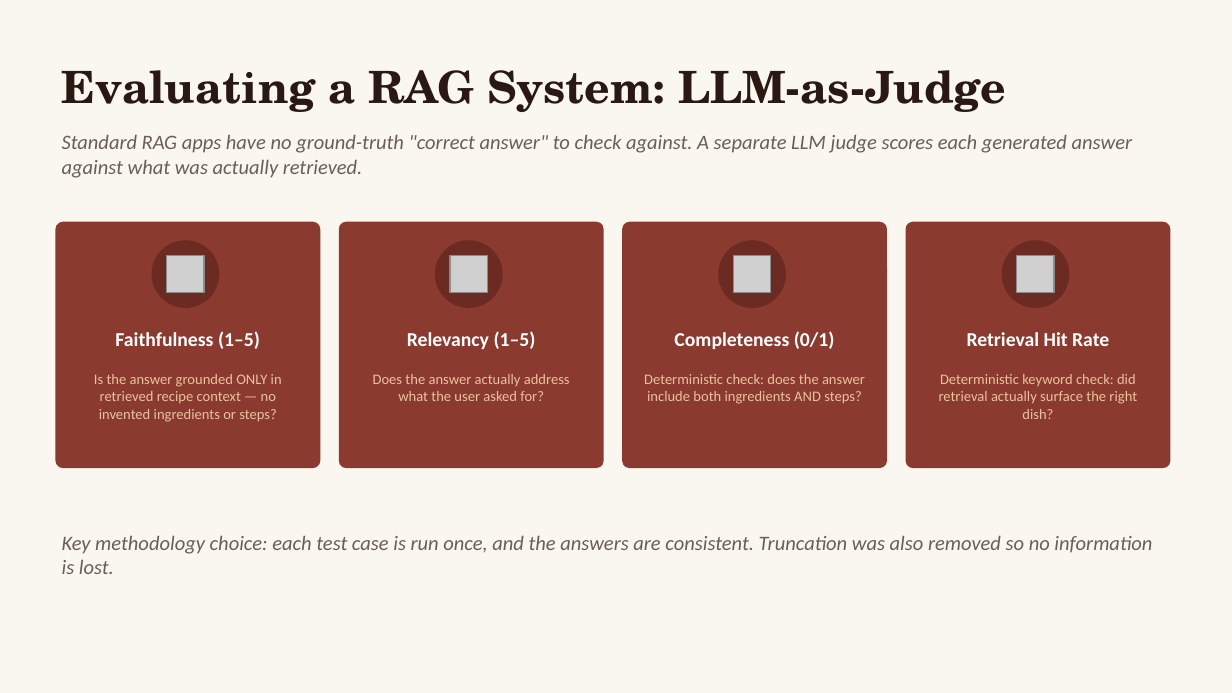
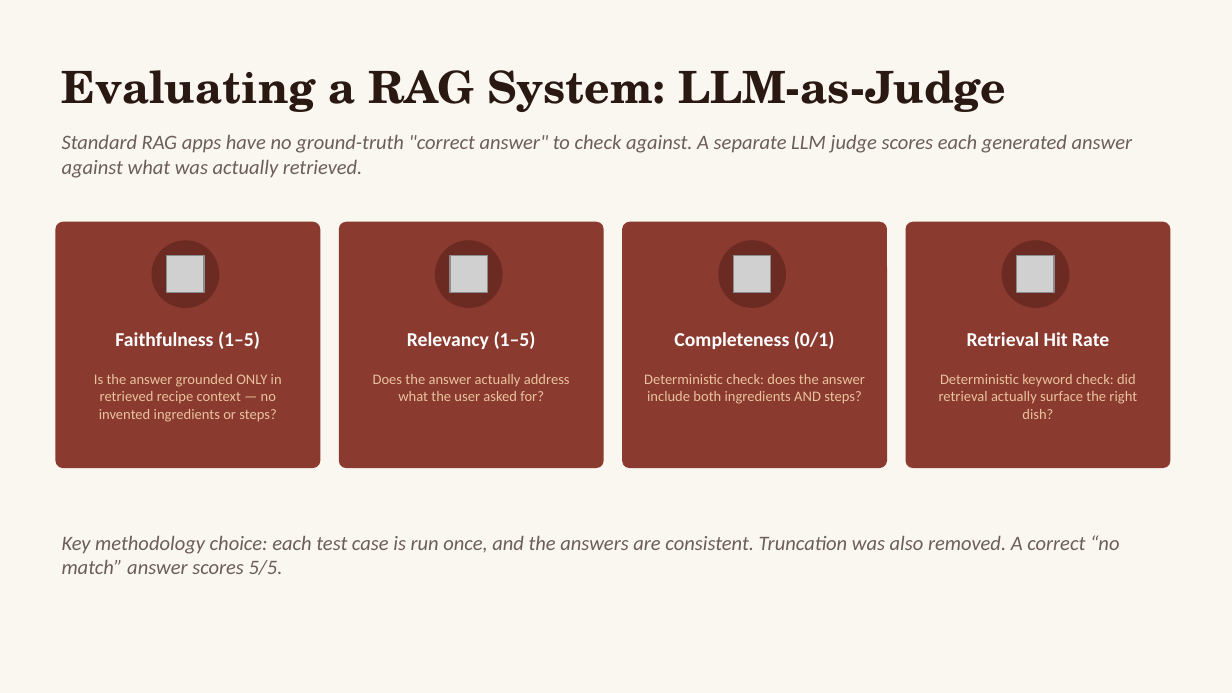
Before and after one commit to vedikagupta0/CraveItSearchItCookIt, a slide deck: slide 5 of ppt/craveitsearchitcookit_presentation.pptx. Drawn at 1232x693 pixels with LibreOffice and Linux fonts; fonts in the diff are those of the drawing; grey boxes stand for pictures. Boxes give left, top, right and bottom in pixels: in the first picture for what was removed or moved away, otherwise in the second. Text is boxed around its words. In the diff, an @@ line names an element or a change of style, - is before the commit and + after.

```diff
--- a/ppt/craveitsearchitcookit_presentation.pptx
+++ b/ppt/craveitsearchitcookit_presentation.pptx
@@ text at (62, 535, 1120, 575): text changed @@
-Key methodology choice: each test case is run once, and the answers are consistent. Truncation was also removed so no information is lost.
+Key methodology choice: each test case is run once, and the answers are consistent. Truncation was also removed. A correct “no match” answer scores 5/5.
```
Also in this commit, not shown: 1 other slide changed, 1 slide added, 5 other files.
